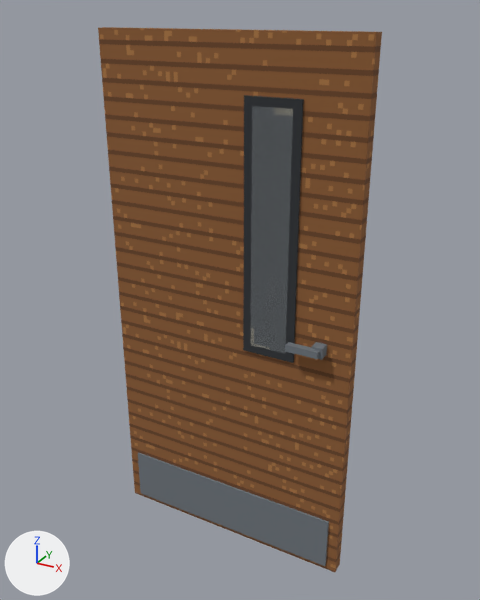
What one commit did to the glTF model assets/models/props/door_school.glb.
One viewpoint serves both versions: a 50 mm camera at (1.11, -1.94, 1.05) aimed at (0.02, 0.04, 0.06). Lighting does not change. The marker at lower left points along +X, +Y and +Z. The picture after the commit comes second. Vertices at exactly the same position are counted once.

The first picture shows 'door_school'.
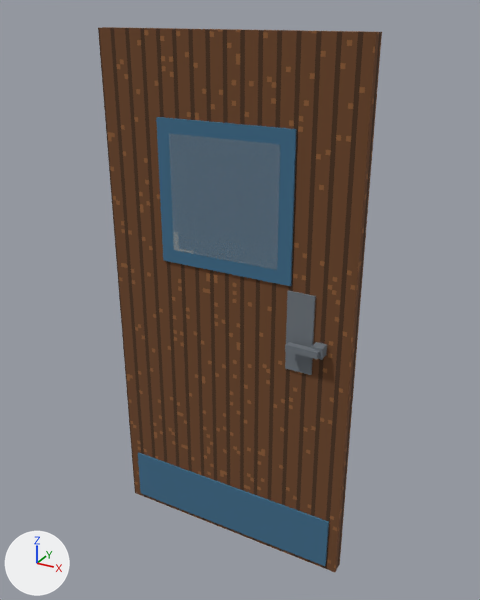
Location of each change, (x1, y1, x2, y2) in pixels of the pictures (480 x 600 px):
part 1 of me_door_school, added (blue): after (156, 117, 297, 286)
part 2 of me_door_school, added: after (285, 290, 316, 375)
part 3 of me_door_school, deleted: before (243, 95, 304, 363)
part 4 of me_door_school, recoloured: (98, 27, 382, 572) in both
part 5 of me_door_school, recoloured: (138, 453, 329, 566) in both

The edits, one by one:
Picture 'kit_oak_dark' (img_kit_oak_dark) is new.
Picture 'kit_blue' (img_kit_blue) is new.
Material 'oak_dark' (mat_oak_dark) is new.
Its texture is img_kit_oak_dark.
Its roughness is 1.0.
Material 'blue' (mat_blue) is new.
Its texture is img_kit_blue.
Its roughness is 1.0.
me_door_school is used by ob_door_school; location (0.0, 0.0, 0.0).
me_door_school had 88 vertices, 132 faces and spanned x -0.49..0.49, y -0.08..0.08, z -0.99..0.99.
me_door_school no longer uses material mat_trim_dark (picture img_kit_trim_dark).
me_door_school now has 104 vertices, 156 faces and spans x -0.49..0.49, y -0.08..0.08, z -0.99..0.99.
me_door_school part 1: a new loose piece, a box spanning x -0.26..0.26, y -0.033..-0.025, z 0.19..0.71, in mat_blue (picture img_kit_blue).
me_door_school part 2: a new loose piece, a box spanning x 0.25..0.35, y -0.033..-0.025, z -0.13..0.17, in mat_trim (picture img_kit_trim).
me_door_school part 3: the loose piece of 8 vertices spanning x 0.08..0.28, y -0.03, z -0.1..0.8 is deleted.
me_door_school part 4: 12 faces spanning x -0.49..0.49, y -0.03..0.03, z -0.99..0.99 switch from mat_wood (picture img_kit_wood) to mat_oak_dark (picture img_kit_oak_dark).
me_door_school part 5: 24 faces spanning x -0.45..0.45, y -0.03..0.03, z -0.97..-0.75 switch from mat_trim (picture img_kit_trim) to mat_blue (picture img_kit_blue).
Other edits to the shape of me_door_school do not show in these pictures.
